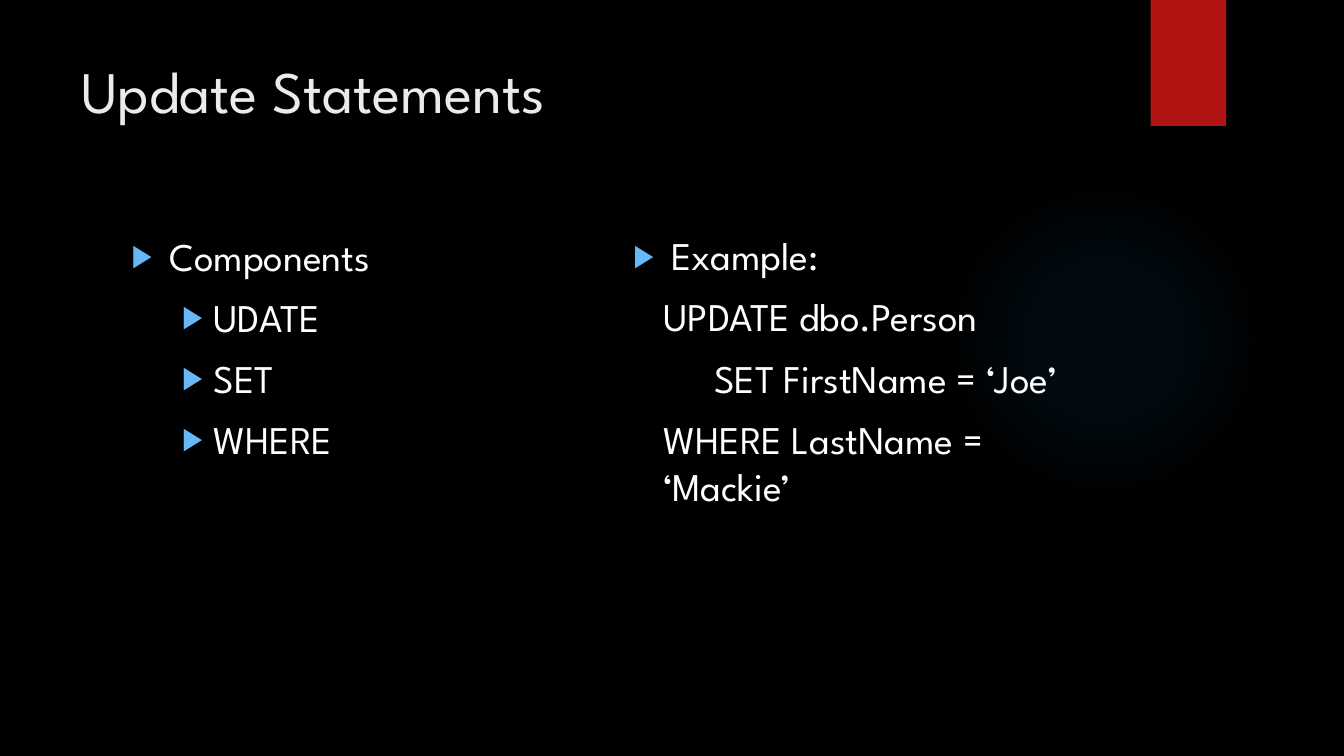
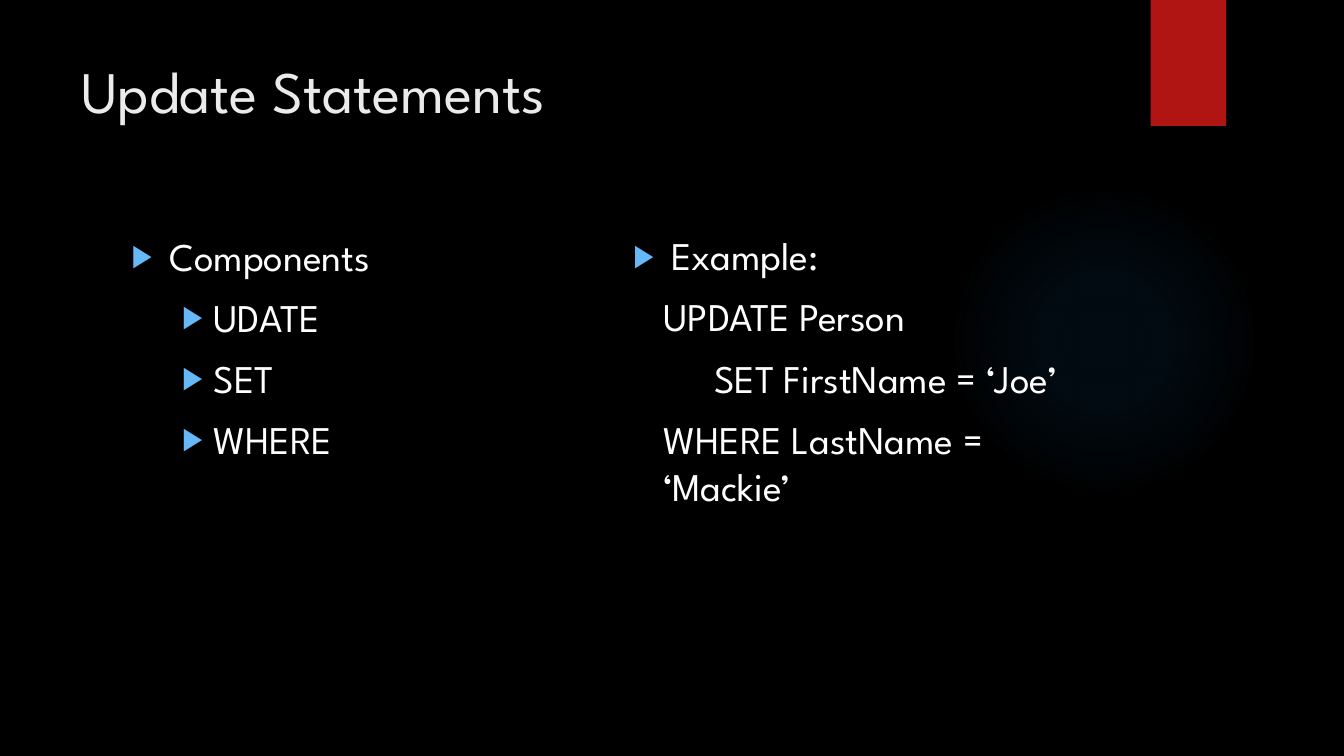
Before and after one commit to LogolsLLC/LogolsFebruary2018, a slide deck: slide 8 of Slides/04_Sql_TrainingPlan.pptx. Drawn at 1344x756 pixels with LibreOffice and Linux fonts; fonts in the diff are those of the drawing; background and template pictures are left out. Boxes give left, top, right and bottom in pixels: in the first picture for what was removed or moved away, otherwise in the second. Text is boxed around its words. In the diff, an @@ line names an element or a change of style, - is before the commit and + after.

```diff
--- a/Slides/04_Sql_TrainingPlan.pptx
+++ b/Slides/04_Sql_TrainingPlan.pptx
@@ text at (x1=664, y1=305, x2=905, y2=332): text changed @@
-  UPDATE dbo.Person
+  UPDATE Person
```
Also in this commit, not shown: 10 other slides changed, 9 other files.
